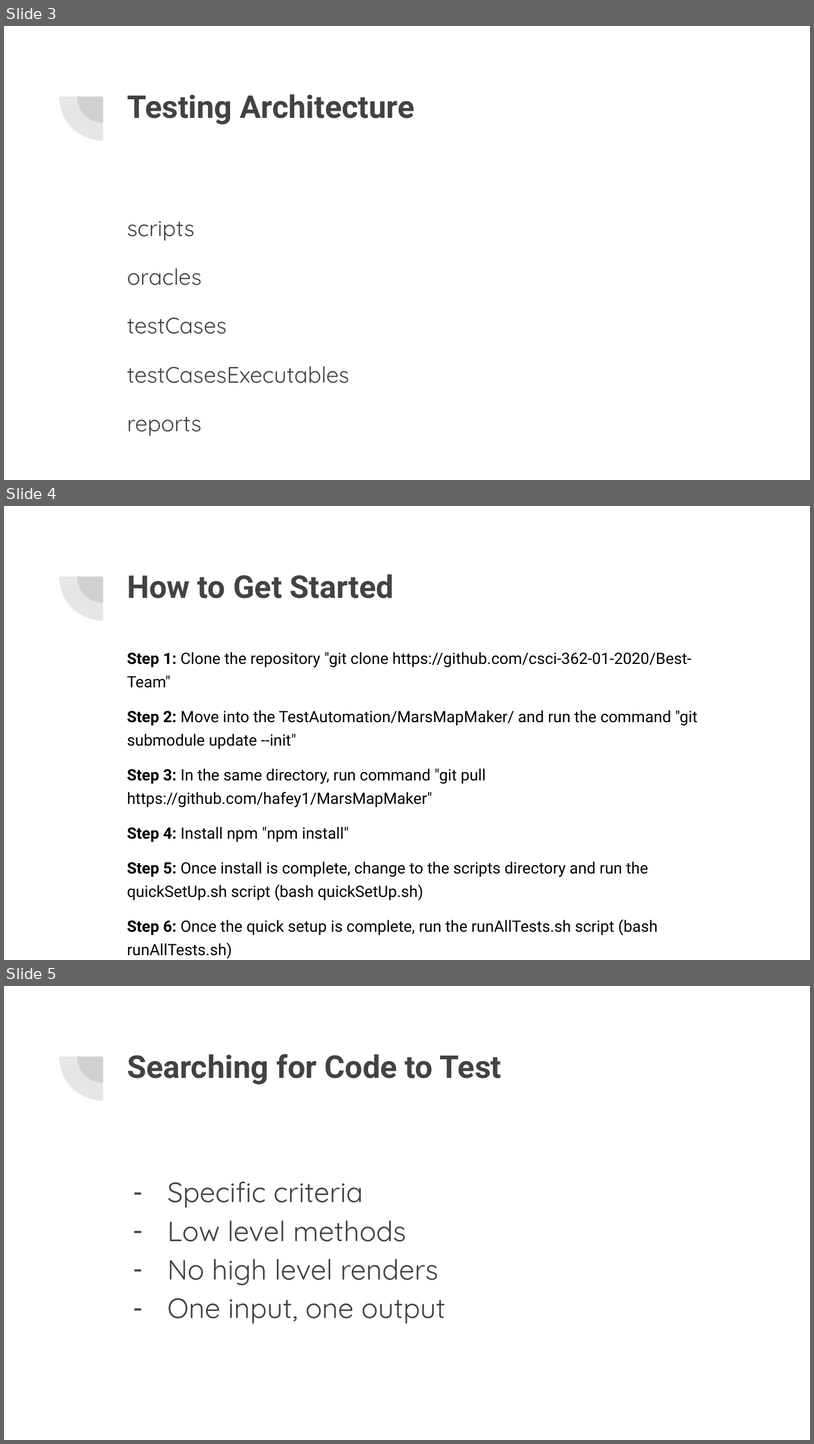
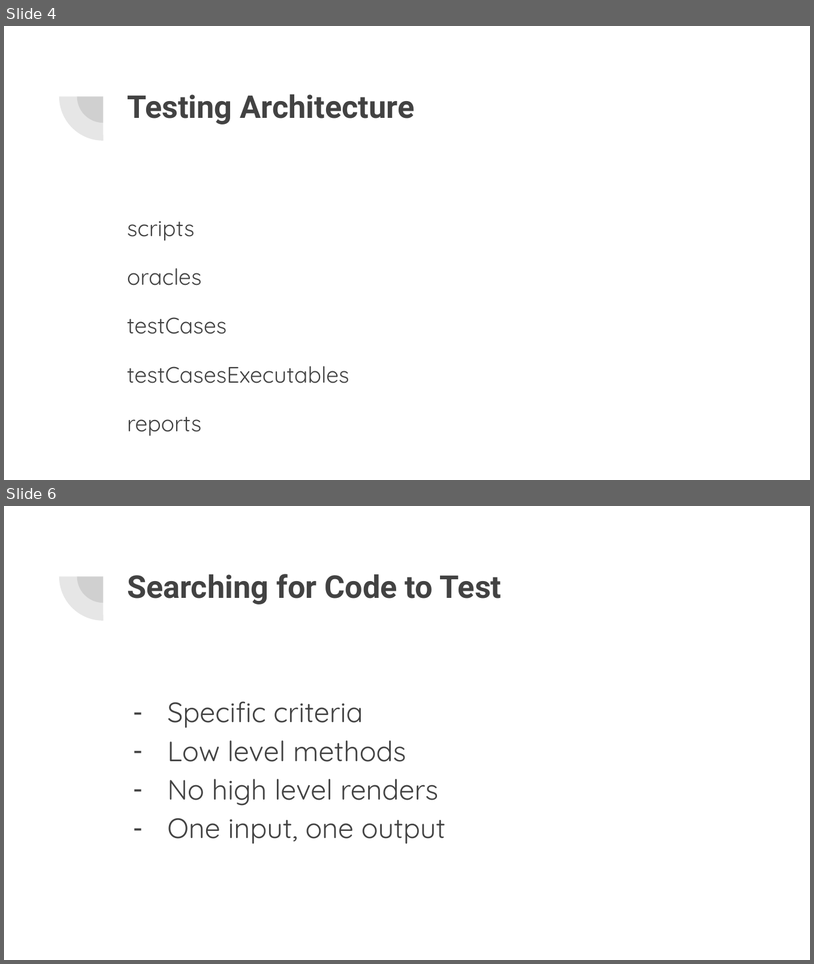
Before and after one commit to csci-362-01-2020/Best-Team, a slide deck: Best-Team_presentation.pptx. Shown one above the other, each under a label of ours: slides 3, 4 and 5 before the commit, slides 4 and 6 after it; the slides between them are not shown. The pictures are 814x1444 and 814x964 pixels, drawn with LibreOffice and Linux fonts; fonts in the diff are those of the drawing. Boxes give left, top, right and bottom in pixels: in the first picture for what was removed or moved away, otherwise in the second. Text is boxed around its words. In the diff, an @@ line names an element or a change of style, - is before the commit and + after.

Commit message:
Updated Best-Team_presentation.pptx and Best-Team_poster.pdf

```diff
--- a/Best-Team_presentation.pptx
+++ b/Best-Team_presentation.pptx
@@ slide 4 removed at (4, 506, 810, 960), background #FFFFFF; not listed: 2 template elements that a slide beside it also shows @@
@@ title removed at (127, 574, 394, 598) @@
-How to Get Started
@@ text removed at (127, 652, 698, 958) @@
-Step 1: Clone the repository "git clone https://github.com/csci-362-01-2020/Best-Team"
-Step 2: Move into the TestAutomation/MarsMapMaker/ and run the command "git submodule update --init"
-Step 3: In the same directory, run command "git pull https://github.com/hafey1/MarsMapMaker"
-Step 4: Install npm "npm install"
-Step 5: Once install is complete, change to the scripts directory and run the quickSetUp.sh script (bash quickSetUp.sh)
-Step 6: Once the quick setup is complete, run the runAllTests.sh script (bash runAllTests.sh)
@@ what was slide 3 is now slide 4 @@
@@ what was slide 5 is now slide 6 @@
```
Also in this commit, not shown: 2 slides changed, 3 slides added, 1 other file.
